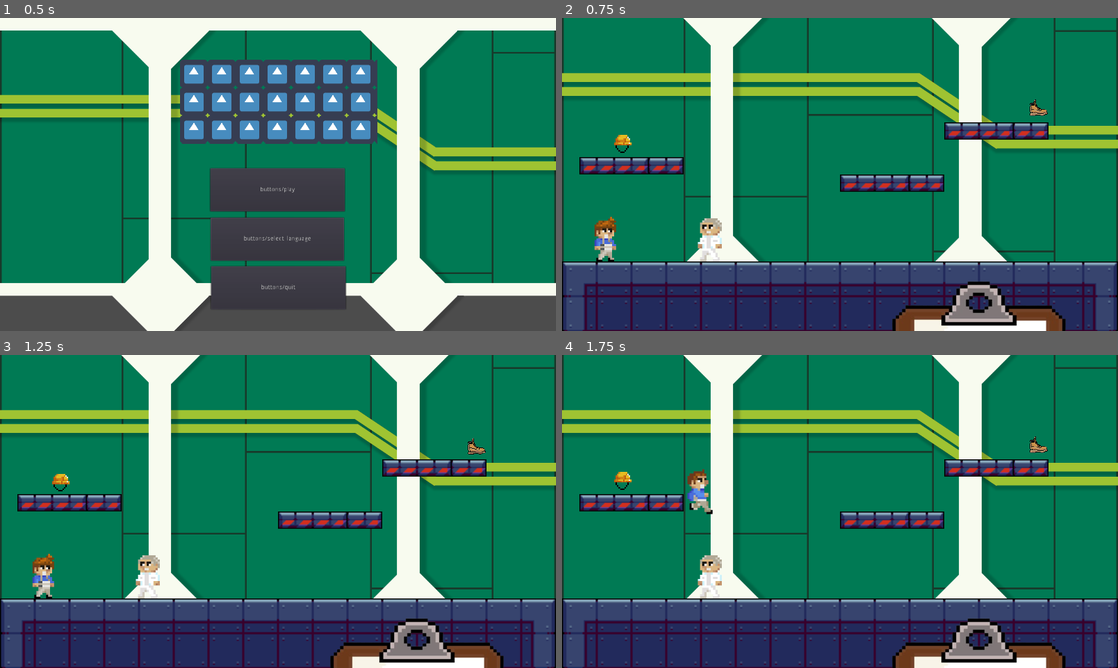
Above: before the commit, frames 1-4 (two rows, left to right).
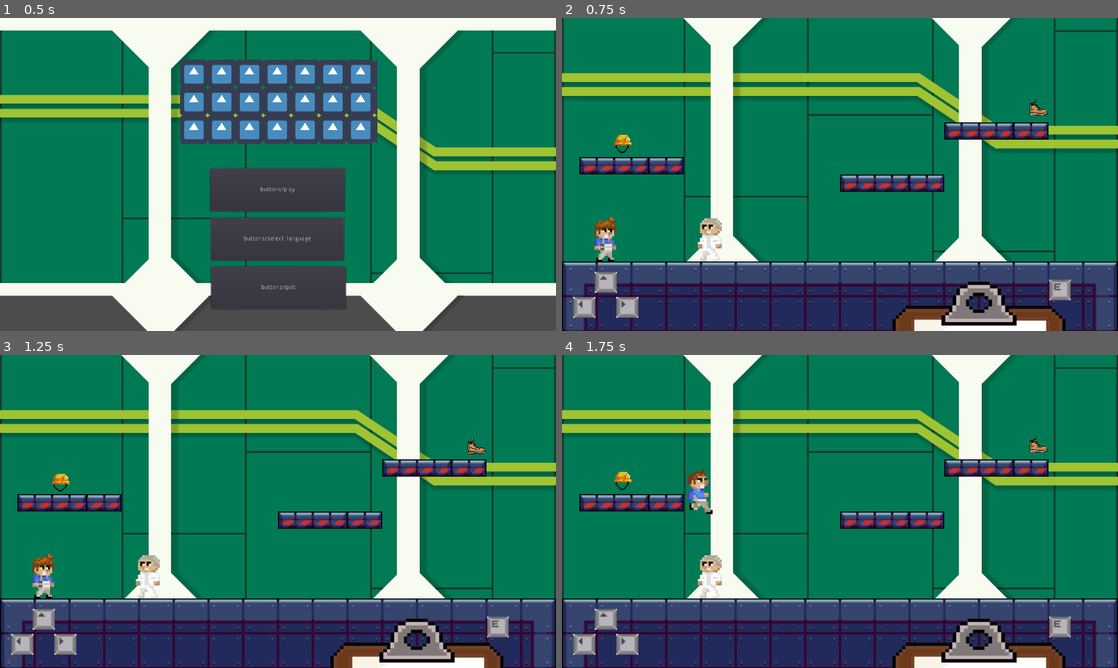
Above: after the commit, the same moments.

Repository: 2023M1T6-Inteli/grupo5
Game: Godot game, scene res://scenes/Main.tscn
The game is run twice, just before and just after one commit, with the same random seed, the same clock (stepped at 60 frames per second) and the same inputs. The engine's default icon, where the game draws it, is replaced by a stand-in: a white triangle on a blue panel in a dark square.
Inputs (mouse positions are in pixels of both pictures, inside the frame that each line leads up to):
- Up to frame 1 (0.5 s): no input
- Up to frame 2 (0.75 s): click "buttons/play" at 0.5 s
- Up to frame 3 (1.25 s): no input
- Up to frame 4 (1.75 s): tap Enter (interact) at 1.25 s; move the mouse to (962, 495) at 1.27 s; hold D (move_right) from 1.28 s (still down); hold Enter (interact) from 1.28 s (still down); click (962, 495) at 1.42 s; tap W (jump) at 1.52, 1.55 s

Frame 1 is identical in both runs. In frame 2, 1.1% of the frame differs, in the area x 2-92%, y 81-96%; in frame 3, 1.1%; in frame 4, 1.1%.
Error in both runs: Invalid get index 'characters' (on base: 'Nil'). (res://scripts/locales.gd:48)

Commit message:
add: HUD, touchscreen

Diff:
--- a/src/project.godot
+++ b/src/project.godot
@@ -57,10 +57,6 @@
  ]
 }
 
-[input_devices]
-
-pointing/emulate_touch_from_mouse=true
-
 [physics]
 
 common/enable_pause_aware_picking=true
--- a/src/scenes/Level1.tscn
+++ b/src/scenes/Level1.tscn
@@ -71,6 +71,7 @@
 [ext_resource path="res://scenes/Clipboard.tscn" type="PackedScene" id=69]
 [ext_resource path="res://scenes/player.tscn" type="PackedScene" id=70]
 [ext_resource path="res://scenes/npc_quimic.tscn" type="PackedScene" id=71]
+[ext_resource path="res://scenes/interface/HUD.tscn" type="PackedScene" id=72]
 [ext_resource path="res://scenes/PPE.tscn" type="PackedScene" id=74]
 
 [sub_resource type="ConvexPolygonShape2D" id=25]
@@ -1725,3 +1726,16 @@
 
 [node name="Player" parent="." instance=ExtResource( 70 )]
 position = Vector2( -540, 150 )
+
+[node name="HUD" parent="." instance=ExtResource( 72 )]
+
+[connection signal="pressed" from="HUD/Gamepad/left" to="Player" method="_on_left_pressed"]
+[connection signal="released" from="HUD/Gamepad/left" to="Player" method="_on_left_released"]
+[connection signal="pressed" from="HUD/Gamepad/right" to="Player" method="_on_right_pressed"]
+[connection signal="released" from="HUD/Gamepad/right" to="Player" method="_on_right_released"]
+[connection signal="pressed" from="HUD/Gamepad/jump" to="Player" method="_on_jump_pressed"]
+[connection signal="released" from="HUD/Gamepad/jump" to="Player" method="_on_jump_released"]
+[connection signal="pressed" from="HUD/Gamepad/interact" to="NPC" method="_on_interact_pressed"]
+[connection signal="released" from="HUD/Gamepad/interact" to="NPC" method="_on_interact_released"]
+
+[editable path="HUD"]
--- /dev/null
+++ b/src/scenes/interface/HUD.tscn
@@ -0,0 +1,40 @@
+[gd_scene load_steps=9 format=2]
+
+[ext_resource path="res://assets/keys/keyup_released.jpg" type="Texture" id=1]
+[ext_resource path="res://assets/keys/keyright_pressed.jpg" type="Texture" id=2]
+[ext_resource path="res://assets/keys/keyleft_pressed.jpg" type="Texture" id=3]
+[ext_resource path="res://assets/keys/e_pressed.jpg" type="Texture" id=4]
+[ext_resource path="res://assets/keys/keyleft_released.jpg" type="Texture" id=5]
+[ext_resource path="res://assets/keys/e_released.jpg" type="Texture" id=6]
+[ext_resource path="res://assets/keys/keyup_pressed.jpg" type="Texture" id=7]
+[ext_resource path="res://assets/keys/keyright_released.jpg" type="Texture" id=8]
+
+[node name="HUD" type="CanvasLayer"]
+follow_viewport_enable = true
+
+[node name="Gamepad" type="Node2D" parent="."]
+position = Vector2( -640, -360 )
+
+[node name="left" type="TouchScreenButton" parent="Gamepad"]
+position = Vector2( 26, 642 )
+scale = Vector2( 3, 3 )
+normal = ExtResource( 5 )
+pressed = ExtResource( 3 )
+
+[node name="right" type="TouchScreenButton" parent="Gamepad"]
+position = Vector2( 125, 642 )
+scale = Vector2( 3, 3 )
+normal = ExtResource( 8 )
+pressed = ExtResource( 2 )
+
+[node name="jump" type="TouchScreenButton" parent="Gamepad"]
+position = Vector2( 76, 584 )
+scale = Vector2( 3, 3 )
+normal = ExtResource( 1 )
+pressed = ExtResource( 7 )
+
+[node name="interact" type="TouchScreenButton" parent="Gamepad"]
+position = Vector2( 1121, 602 )
+scale = Vector2( 3, 3 )
+normal = ExtResource( 6 )
+pressed = ExtResource( 4 )
--- a/src/scenes/minigames/stack/Stack.tscn
+++ b/src/scenes/minigames/stack/Stack.tscn
@@ -58,3 +58,9 @@
 grow_horizontal = 0
 custom_fonts/font = SubResource( 2 )
 text = "9999"
+
+[node name="Camera2D" type="Camera2D" parent="."]
+position = Vector2( 638, 358 )
+scale = Vector2( -72.4429, -39.2759 )
+current = true
+zoom = Vector2( 0.9, 0.9 )
--- a/src/scripts/Clipboard.gd
+++ b/src/scripts/Clipboard.gd
@@ -9,7 +9,8 @@
 
 func _on_mouse_entered():
 	$Animation.play('slideToScreen')
-
+	get_parent().get_node("HUD/Gamepad/interact").hide()
 
 func _on_mouse_exited():
 	$Animation.play_backwards('slideToScreen')
+	get_parent().get_node("HUD/Gamepad/interact").show()
--- a/src/scripts/NPC.gd
+++ b/src/scripts/NPC.gd
@@ -6,23 +6,28 @@
 # representa o diálogo atual (índice na lista)
 var currentDialog = 0
 
+var touch_interact = false
+
 
 func _on_npc_quimico_body_entered(_body):
 	# quando o player se aproximar, destaca o NPC e liga a interação
 	$Stroke.visible = true
 	canInteract = true
+	get_parent().get_node("HUD/Gamepad/interact").modulate = Color(1, 1, 0.4)
 
 
 func _on_npc_quimico_body_exited(_body):
 	# quando o player se aproximar, destaca o NPC e liga a interação
 	$Stroke.visible = false
 	canInteract = false
+	get_parent().get_node("HUD/Gamepad/interact").modulate = Color(1, 1, 1)
 
 
 func loadDialog():
 	# inicia o diálogo
 	$'../Clipboard'.visible = false
 	$Dialog.visible = true
+	get_parent().get_node("HUD").hide()
 	nextDialog()
 
 
@@ -30,6 +35,7 @@
 	# finaliza o diálogo
 	$'../Clipboard'.visible = true
 	$Dialog.visible = false
+	get_parent().get_node("HUD").show()
 	currentDialog = 0
 
 
@@ -55,10 +61,19 @@
 
 
 func _input(event):
-	if event.is_action_released('interact'):
+	if event.is_action_released('interact') or touch_interact:
 		if $Dialog.visible:
 			# se o diálogo já está ativo, avança o diálogo
 			nextDialog()
 		elif canInteract:
 			# se o diálogo não está ativo e o personagem está na área de interação, carrega o diálogo
 			loadDialog()
+
+
+func _on_interact_pressed():
+	touch_interact = true
+
+
+
+func _on_interact_released():
+	touch_interact = false
--- a/src/scripts/player.gd
+++ b/src/scripts/player.gd
@@ -5,6 +5,11 @@
 export (int) var gravity = 3000
 onready var sprite = get_node('Sprite')
 onready var animation = get_node('Animation')
+
+var touch_left = false
+var touch_right = false
+var touch_up = false
+var touch_e = false
 
 var PPEs = []
 
@@ -15,9 +20,9 @@
 	# interpreta os inputs de movimentação e aplica as velocidades
 	velocity.x = 0
 	# recebe os inputs de movimentação
-	var right = Input.is_action_pressed('move_right')
-	var left = Input.is_action_pressed('move_left')
-	var jump = Input.is_action_just_pressed('jump')
+	var right = Input.is_action_pressed('move_right') or touch_right
+	var left = Input.is_action_pressed('move_left') or touch_left
+	var jump = Input.is_action_just_pressed('jump') or touch_up
 
 	# aplica as velocidades de acordo com o movimento desejado
 	if jump and is_on_floor():
@@ -40,3 +45,27 @@
 	# calcula a velocidade em y de acordo com a gravidade
 	velocity.y += gravity * delta
 	velocity = move_and_slide(velocity, Vector2(0, -1))
+
+
+func _on_left_pressed():
+	touch_left = true
+
+
+func _on_right_pressed():
+	touch_right = true
+
+
+func _on_jump_pressed():
+	touch_up = true
+
+
+func _on_left_released():
+	touch_left = false
+
+
+func _on_right_released():
+	touch_right = false
+
+
+func _on_jump_released():
+	touch_up = false
Binary file added: src/assets/keys/e_pressed.jpg
Not shown, added: src/assets/keys/e_pressed.jpg.import
Binary file added: src/assets/keys/e_released.jpg
Not shown, added: src/assets/keys/e_released.jpg.import
Binary file added: src/assets/keys/keyleft_pressed.jpg
Not shown, added: src/assets/keys/keyleft_pressed.jpg.import
Binary file added: src/assets/keys/keyleft_released.jpg
Not shown, added: src/assets/keys/keyleft_released.jpg.import
Binary file added: src/assets/keys/keyright_pressed.jpg
Not shown, added: src/assets/keys/keyright_pressed.jpg.import
Binary file added: src/assets/keys/keyright_released.jpg
Not shown, added: src/assets/keys/keyright_released.jpg.import
(and 5 more such lines)
